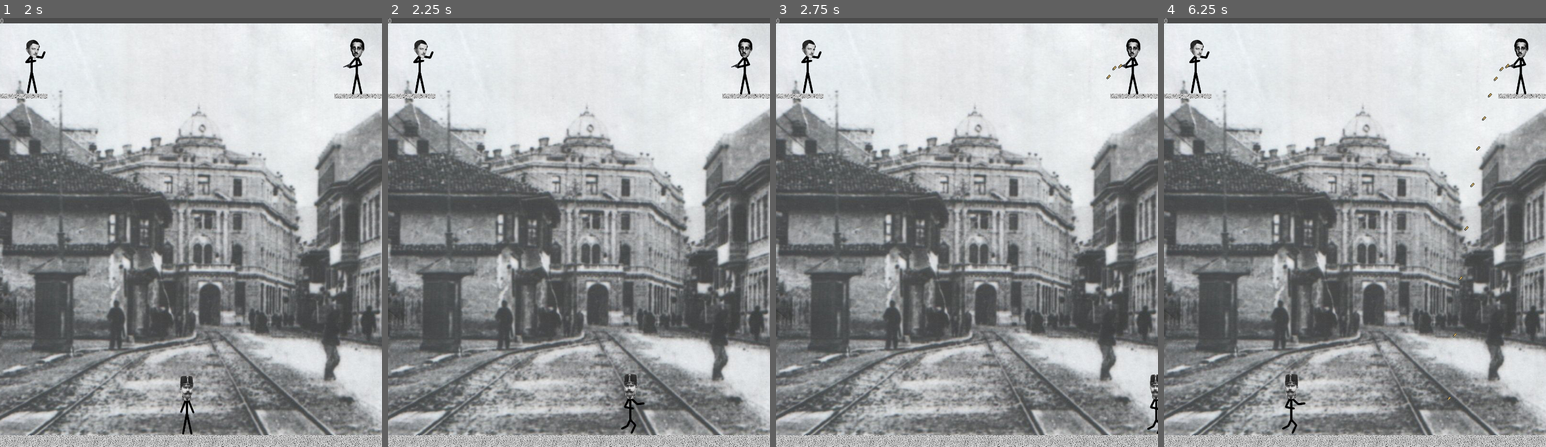
Above: before the commit, frames 1-4 (left to right).
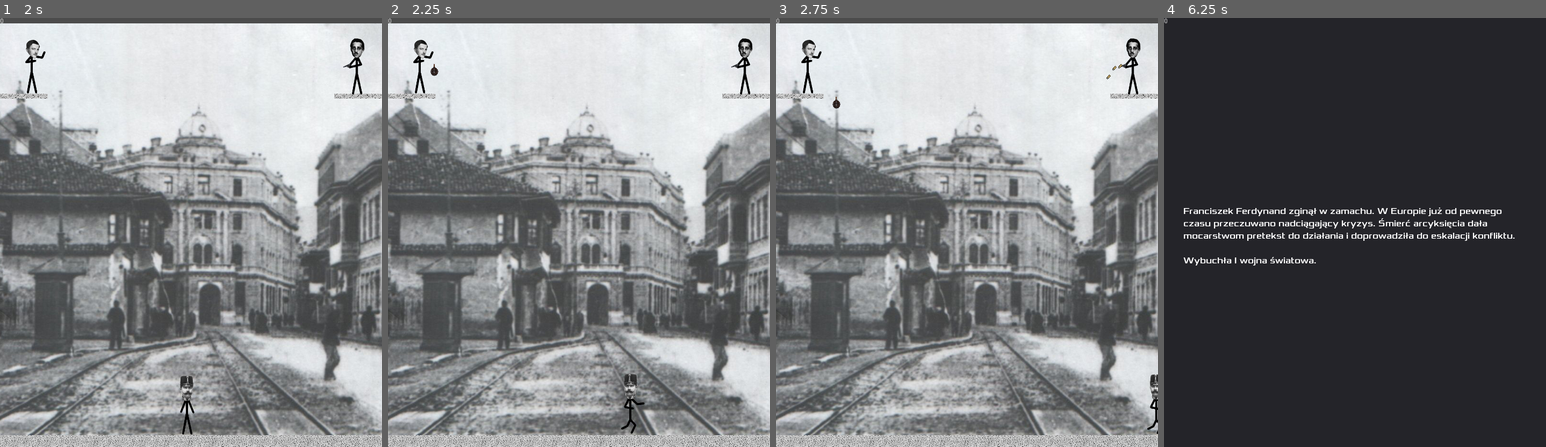
Above: after the commit, the same moments.

Repository: MrAstorii/Zadanie01
Game: Godot game, scene res://Świat.tscn
Same seed, same stepped clock (60 frames per second), same inputs: the game is played once before the commit and once after it.
Inputs (mouse positions are in pixels of both pictures, inside the frame that each line leads up to):
- Up to frame 1 (2 s): click "Rozpocznij" at 0.5 s; click "Pomiń" at 1.25 s
- Up to frame 2 (2.25 s): move the mouse to (559, 318) at 2.02 s; press the mouse at (559, 318) at 2.03 s; hold Right (ui_right) from 2.03 s (still down)
- Up to frame 3 (2.75 s): keep holding Right (ui_right); tap Space (ui_select) at 2.27 s
- Up to frame 4 (6.25 s): move the mouse to (1469, 296) at 2.77 s; release the mouse at (1469, 296) at 2.78 s; click (1469, 296) at 2.85 s; tap Space (ui_select) at 3.02, 4.52, 5.27, 6.02 s; move the mouse to (1240, 168) at 3.52 s; release Right (ui_right) at 3.53 s; press the mouse at (1240, 168) at 3.53 s; hold Left (ui_left) 3.53-5.78 s; move the mouse to (1374, 232) at 4.27 s; release the mouse at (1374, 232) at 4.28 s; click (1374, 232) at 4.35 s; move the mouse to (1297, 125) at 5.02 s; press the mouse at (1297, 125) at 5.03 s; move the mouse to (1439, 211) at 5.77 s; release the mouse at (1439, 211) at 5.78 s; hold Right (ui_right) from 5.78 s (still down); click (1439, 211) at 5.85 s

Frame 1 is identical in both runs. In frame 2, less than 0.1% of the frame differs, in the area x 11-14%, y 10-14%; in frame 3, less than 0.1%; in frame 4, 100%, in the area x 0-100%, y 0-100%.

Commit message:
Update project.godot

Diff:
--- a/Zadanie01/project.godot
+++ b/Zadanie01/project.godot
@@ -26,12 +26,20 @@
 window/stretch/mode="2d"
 window/stretch/aspect="keep"
 
+[input]
+
+shoot={
+"deadzone": 0.5,
+"events": [ Object(InputEventMouseButton,"resource_local_to_scene":false,"resource_name":"","device":0,"alt":false,"shift":false,"control":false,"meta":false,"command":false,"button_mask":0,"position":Vector2( 0, 0 ),"global_position":Vector2( 0, 0 ),"factor":1.0,"button_index":1,"pressed":false,"doubleclick":false,"script":null)
+ ]
+}
+
 [layer_names]
 
-2d_physics/layer_1="Świat"
-2d_physics/layer_2="FF"
-2d_physics/layer_3="NC"
-2d_physics/layer_4="Granat"
+2d_physics/layer_1="World"
+2d_physics/layer_2="Player"
+2d_physics/layer_3="Enemies"
+2d_physics/layer_4="Projectiles"
 
 [rendering]
 
